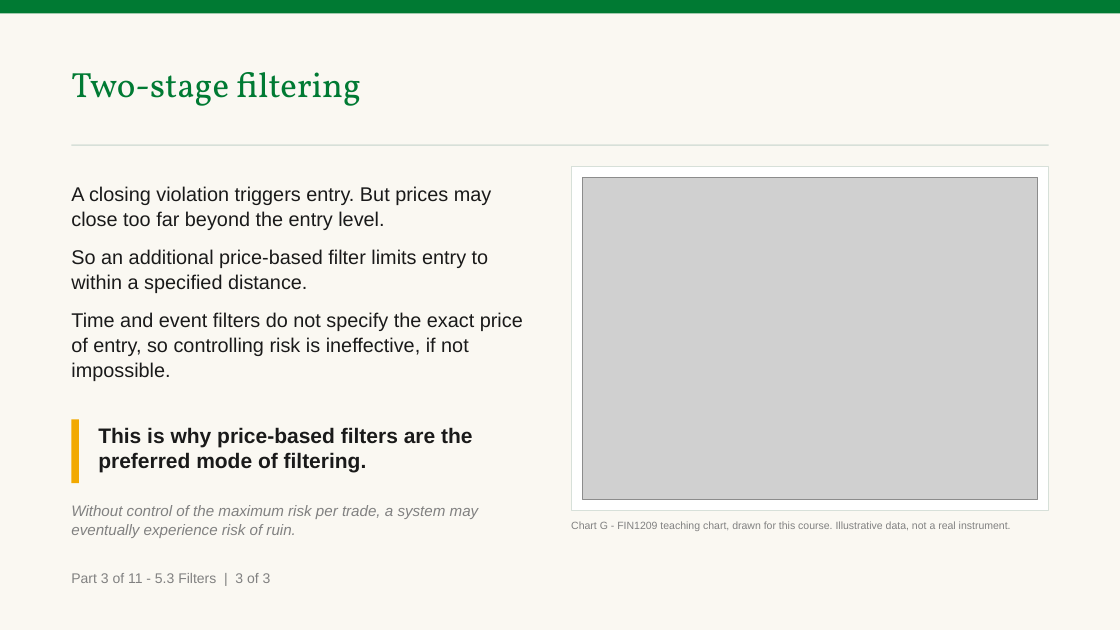
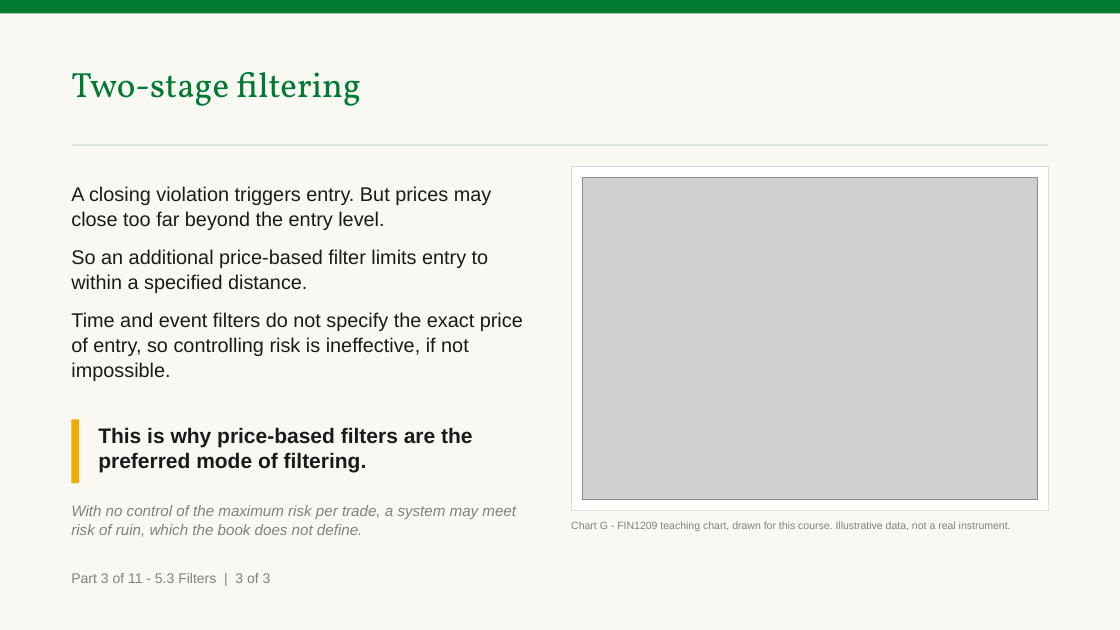
Before and after one commit to benjiesotelo-sudo/Telos_FIN1209, a slide deck: slide 59 of chapter-05/FIN1209-Chapter-05.pptx (slide 58 before the commit). Drawn at 1120x630 pixels with LibreOffice and Linux fonts; fonts in the diff are those of the drawing; grey boxes stand for pictures. Boxes give left, top, right and bottom in pixels: in the first picture for what was removed or moved away, otherwise in the second. Text is boxed around its words. In the diff, an @@ line names an element or a change of style, - is before the commit and + after.

```diff
--- a/chapter-05/FIN1209-Chapter-05.pptx
+++ b/chapter-05/FIN1209-Chapter-05.pptx
@@ text at (71,505,516,537): text changed @@
-Without control of the maximum risk per trade, a system may eventually experience risk of ruin.
+With no control of the maximum risk per trade, a system may meet risk of ruin, which the book does not define.
```
Also in this commit, not shown: 21 other slides changed, 1 slide added, 7 other files.
